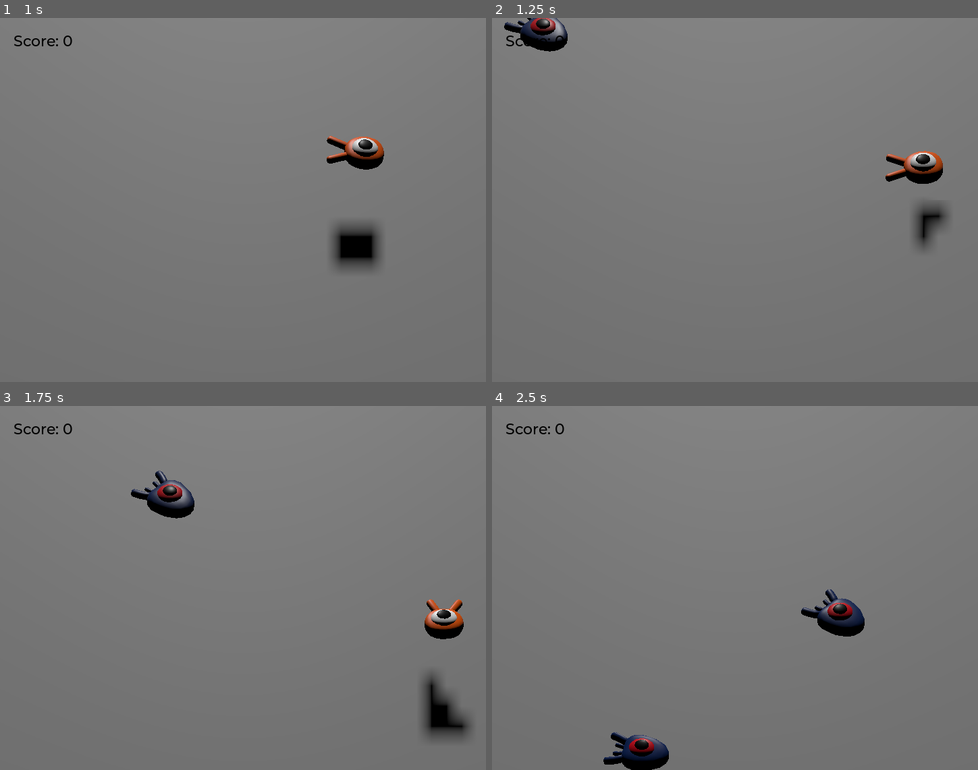
Above: before the commit, frames 1-4 (two rows, left to right).
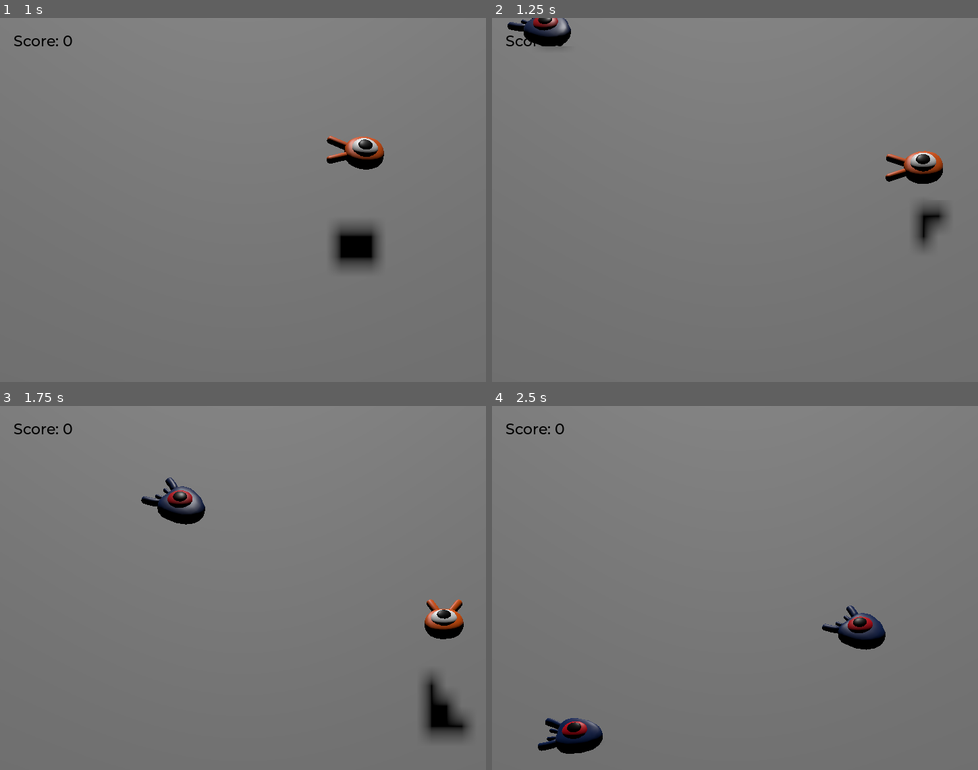
Above: after the commit, the same moments.

Repository: maks1596/squash-the-creeps
Game: Godot game, scene res://scenes/main.tscn
Two runs of this game, one before a commit and one after it. Both use one fixed random seed, a clock stepped at 60 frames per second and the inputs below.
Inputs:
- Up to frame 1 (1 s): tap Enter (retry) at 0.5 s; hold D (move_right) from 0.53 s (still down); tap Space (jump) at 0.77 s
- Up to frame 2 (1.25 s): keep holding D (move_right)
- Up to frame 3 (1.75 s): release D (move_right) at 1.28 s; hold S (move_down) from 1.28 s (still down); tap Space (jump) at 1.52 s
- Up to frame 4 (2.5 s): release S (move_down) at 2.03 s; hold D (move_right) from 2.03 s (still down)

Frame 1 is identical in both runs. In frame 2, 0.6% of the frame differs, in the area x 2-17%, y 0-10%; in frame 3, 1.0%; in frame 4, 3.1%, in the area x 9-81%, y 50-100%.

Commit message:
Добавил анимацию мобам

Diff:
--- a/scenes/mob.tscn
+++ b/scenes/mob.tscn
@@ -1,10 +1,44 @@
-[gd_scene load_steps=4 format=3 uid="uid://diqdvmpil83uq"]
+[gd_scene load_steps=6 format=3 uid="uid://diqdvmpil83uq"]
 
 [ext_resource type="PackedScene" uid="uid://bix2iv5rjb12g" path="res://art/mob.glb" id="1_lefhb"]
 [ext_resource type="Script" path="res://scripts/mob.gd" id="1_txmqc"]
 
 [sub_resource type="BoxShape3D" id="BoxShape3D_elo50"]
 size = Vector3(1.78117, 1.22446, 1.96606)
+
+[sub_resource type="Animation" id="Animation_d3n8l"]
+resource_name = "floating"
+length = 1.2
+loop_mode = 1
+tracks/0/type = "value"
+tracks/0/imported = false
+tracks/0/enabled = true
+tracks/0/path = NodePath("Pivot/Character:position")
+tracks/0/interp = 1
+tracks/0/loop_wrap = true
+tracks/0/keys = {
+"times": PackedFloat32Array(0.3, 0.7, 1.2),
+"transitions": PackedFloat32Array(0.420446, 2.07053, 0.420449),
+"update": 0,
+"values": [Vector3(0, 0, 0), Vector3(0, 0.65, 0), Vector3(0, 0.35, 0)]
+}
+tracks/1/type = "value"
+tracks/1/imported = false
+tracks/1/enabled = true
+tracks/1/path = NodePath("Pivot/Character:rotation")
+tracks/1/interp = 1
+tracks/1/loop_wrap = true
+tracks/1/keys = {
+"times": PackedFloat32Array(0.1, 0.5, 1.2),
+"transitions": PackedFloat32Array(0.420446, 2.07053, 0.420449),
+"update": 0,
+"values": [Vector3(0, 0, 0), Vector3(0.139626, 0, 0), Vector3(-0.15708, 0, 0)]
+}
+
+[sub_resource type="AnimationLibrary" id="AnimationLibrary_lu7s1"]
+_data = {
+"floating": SubResource("Animation_d3n8l")
+}
 
 [node name="Mob" type="CharacterBody3D"]
 collision_layer = 2
@@ -19,9 +53,16 @@
 metadata/_edit_group_ = true
 
 [node name="Character" parent="Pivot" instance=ExtResource("1_lefhb")]
+transform = Transform3D(1, 0, 0, 0, 1, 0, 0, 0, 1, 0, 0.133429, 0)
 
 [node name="VisibleOnScreenNotifier" type="VisibleOnScreenNotifier3D" parent="."]
 transform = Transform3D(1, 0, 0, 0, 1, 0, 0, 0, 1, 0, 0.343898, 0.293202)
 aabb = AABB(-1.17839, -0.614208, -1.65081, 2.35679, 1.22842, 3.30163)
 
+[node name="AnimationPlayer" type="AnimationPlayer" parent="."]
+autoplay = "floating"
+libraries = {
+"": SubResource("AnimationLibrary_lu7s1")
+}
+
 [connection signal="screen_exited" from="VisibleOnScreenNotifier" to="." method="_screen_exited"]
--- a/scripts/mob.gd
+++ b/scripts/mob.gd
@@ -3,15 +3,30 @@
 
 const GROUP = "mobs"
 
+var _animation_speed := 1.0:
+	set(value):
+		_animation_speed = value
+		if _animation_player: _animation_player.speed_scale = value
+
 signal squashed
+
+@onready var _animation_player = $AnimationPlayer as AnimationPlayer
 
 
 func _init():
 	add_to_group(GROUP)
 
 
+func _ready():
+	_animation_speed = _animation_speed
+
+
 func _physics_process(_delta):
 	move_and_slide()
+
+
+func set_animation_speed(speed: float):
+	_animation_speed = speed
 
 
 func squash():
--- a/scripts/mob_spawner.gd
+++ b/scripts/mob_spawner.gd
@@ -26,11 +26,14 @@
 
 	var spawn_position = _generate_spawn_position()
 	var direction_diviation = _generate_direction_diviation()
+	var movement_speed = _generate_movement_speed()
+	var animation_speed = _get_animation_speed(movement_speed)
 
 	mob.look_at_from_position(spawn_position, target_position)
 	mob.rotation.x = 0
 	mob.rotate_y(direction_diviation)
-	mob.velocity = _generate_velocity(mob.rotation)
+	mob.velocity = _create_velocity(mob.rotation, movement_speed)
+	mob.set_animation_speed(animation_speed)
 	mob.squashed.connect(Score.increase)
 
 	spawn_parent.add_child(mob)
@@ -45,8 +48,15 @@
 	return randf_range(-mob_direction_diviation, mob_direction_diviation)
 
 
-func _generate_velocity(current_rotation: Vector3) -> Vector3:
-	var speed = randi_range(mob_min_speed, mob_max_speed)
+func _generate_movement_speed() -> int:
+	return randi_range(mob_min_speed, mob_max_speed)
+
+
+func _get_animation_speed(movement_speed: int) -> float:
+	return float(movement_speed) / mob_min_speed
+
+
+func _create_velocity(current_rotation: Vector3, speed: int) -> Vector3:
 	var speedVector = Vector3.FORWARD * speed
 	return speedVector.rotated(Vector3.UP, current_rotation.y)
 
